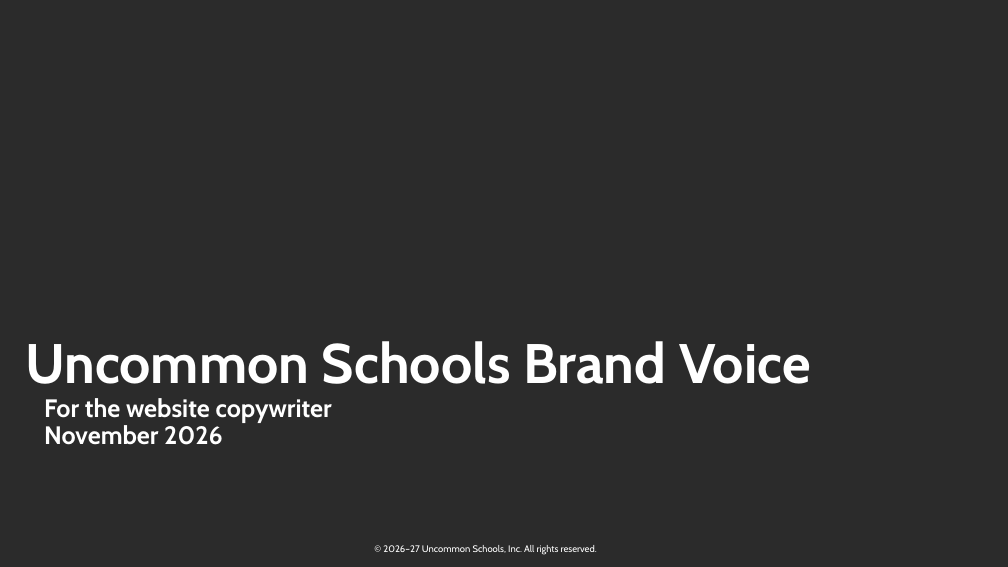
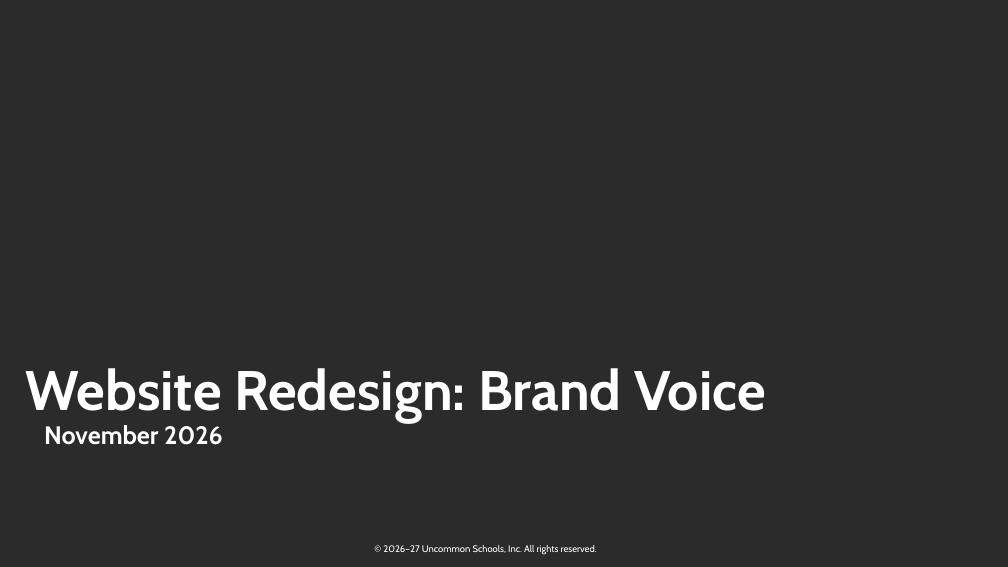
Before and after one commit to Uncommon-Schools/campaigns, a slide deck: slide 1 of website-redesign-2026/brand-voice/Uncommon Schools Brand Voice.pptx. Drawn at 1008x567 pixels with LibreOffice and Linux fonts; fonts in the diff are those of the drawing; background and template pictures are left out; a plain dark background stands for a picture behind light text. Boxes give left, top, right and bottom in pixels: in the first picture for what was removed or moved away, otherwise in the second. Text is boxed around its words. In the diff, an @@ line names an element or a change of style, - is before the commit and + after.

```diff
--- a/website-redesign-2026/brand-voice/Uncommon Schools Brand Voice.pptx
+++ b/website-redesign-2026/brand-voice/Uncommon Schools Brand Voice.pptx
@@ text at bbox=[25, 368, 766, 423]: text changed @@
-Uncommon Schools Brand Voice
-For the website copywriter
+Website Redesign: Brand Voice
```
Also in this commit, not shown: 4 other slides changed, 1 other file.
